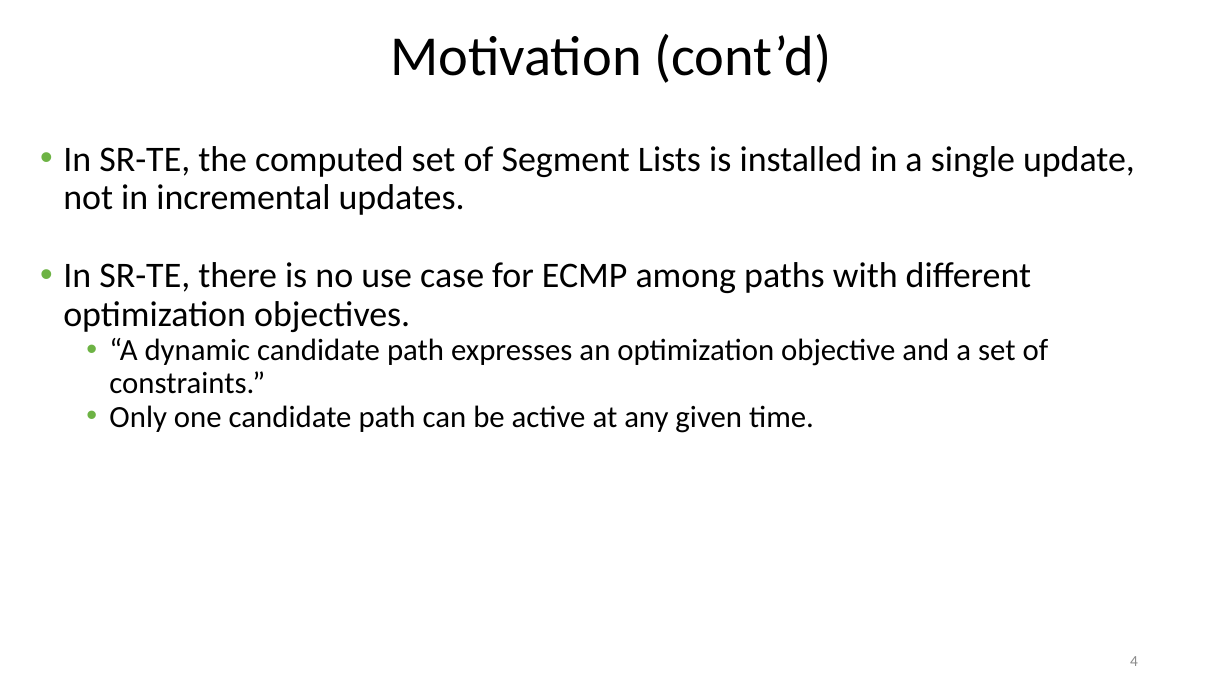
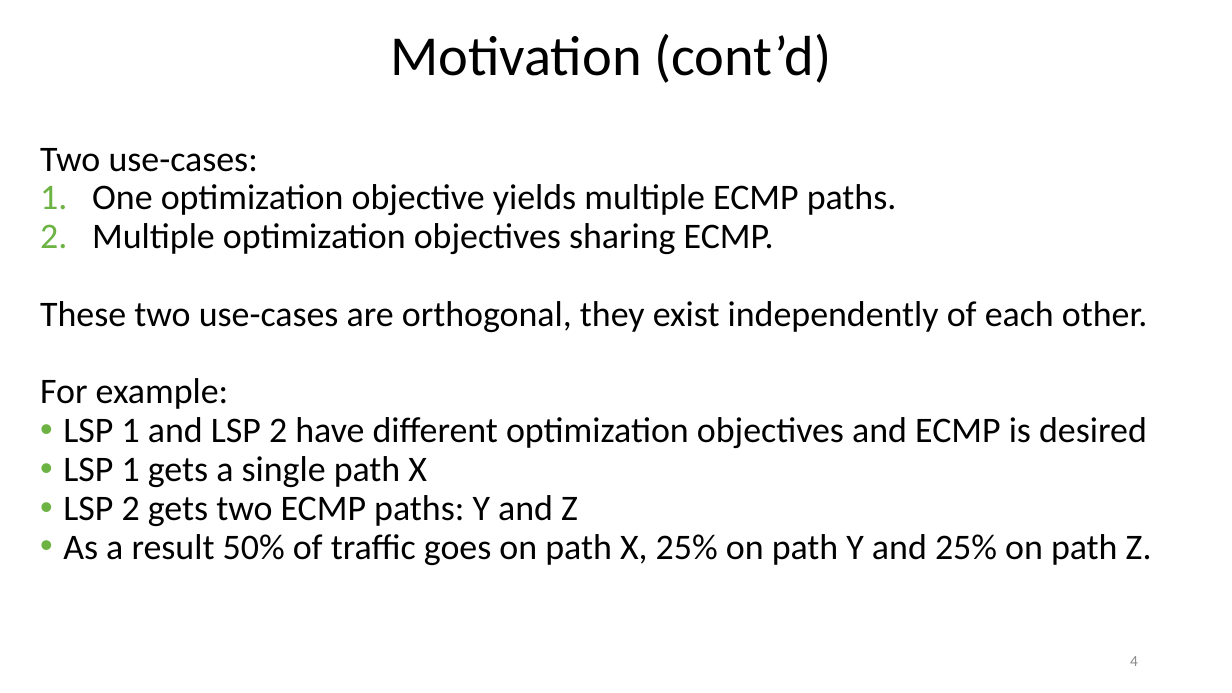
Before and after one commit to mkoldych-cisco/ietf105, a slide deck: slide 4 of pcep_multiple_ERO.pptx. Drawn at 1232x693 pixels with LibreOffice and Linux fonts; fonts in the diff are those of the drawing. Boxes give left, top, right and bottom in pixels: in the first picture for what was removed or moved away, otherwise in the second. Text is boxed around its words. In the diff, an @@ line names an element or a change of style, - is before the commit and + after.

```diff
--- a/pcep_multiple_ERO.pptx
+++ b/pcep_multiple_ERO.pptx
@@ text at box(40, 148, 1152, 565): text changed @@
-• In SR-TE, the computed set of Segment Lists is installed in a single update, not in incremental updates.
-• In SR-TE, there is no use case for ECMP among paths with different optimization objectives.
-  • “A dynamic candidate path expresses an optimization objective and a set of constraints.”
-  • Only one candidate path can be active at any given time.
+Two use-cases:
+1. One optimization objective yields multiple ECMP paths.
+2. Multiple optimization objectives sharing ECMP.
+These two use-cases are orthogonal, they exist independently of each other.
+For example:
+• LSP 1 and LSP 2 have different optimization objectives and ECMP is desired
+• LSP 1 gets a single path X
+• LSP 2 gets two ECMP paths: Y and Z
+• As a result 50% of traffic goes on path X, 25% on path Y and 25% on path Z.
```
Also in this commit, not shown: 9 other slides changed, 1 slide removed.
